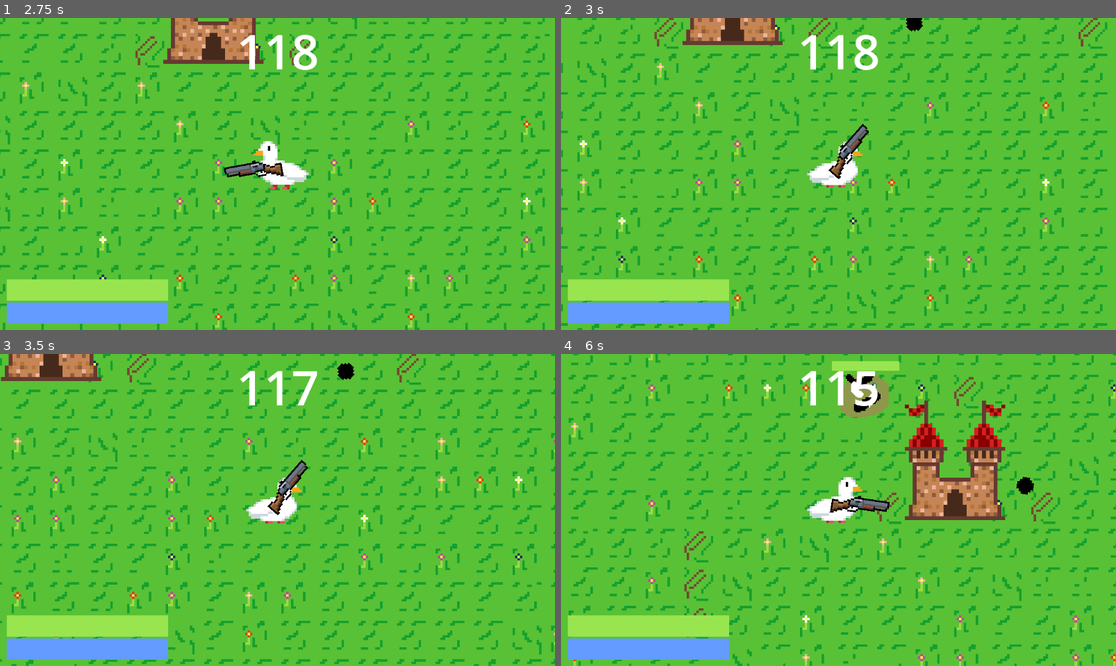
Above: before the commit, frames 1-4 (two rows, left to right).
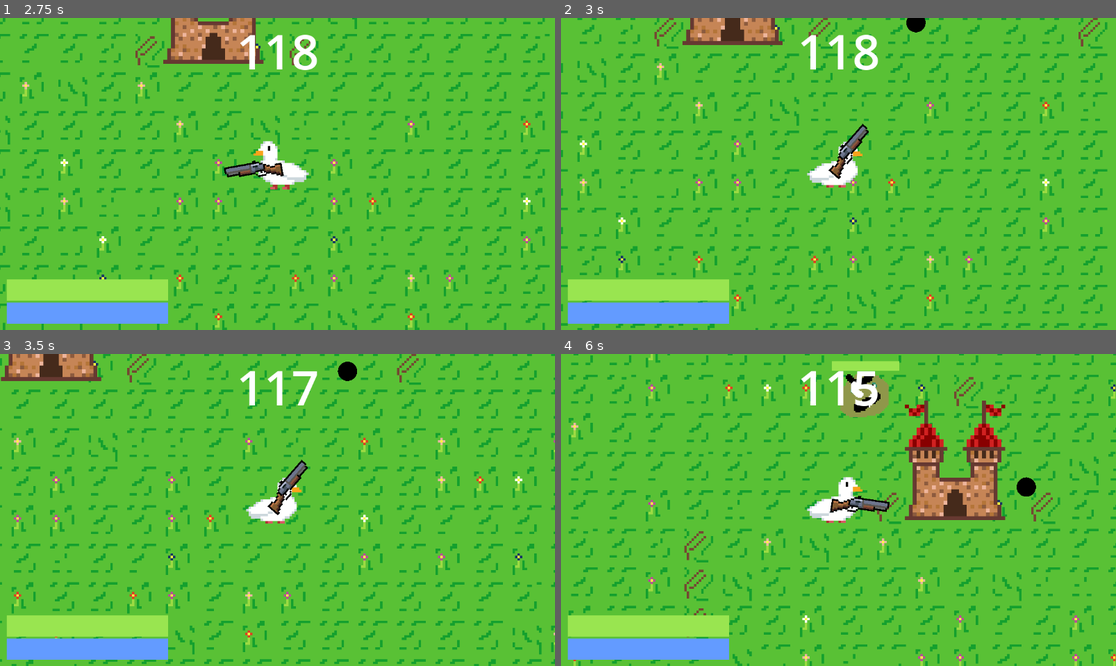
Above: after the commit, the same moments.

Repository: MathiasBenoni/Wave_based_game
Game: Godot game, scene res://scenes/startscreen.tscn
Same seed, same stepped clock (60 frames per second), same inputs: the game is played once before the commit and once after it.
Inputs (mouse positions are in pixels of both pictures, inside the frame that each line leads up to):
- Up to frame 1 (2.75 s): click "Play" at 0.5 s; tap Enter (enter) at 1.25, 1.35 s; move the mouse to (399, 158) at 1.27 s; hold D (move_right) 1.28-2.03 s; move the mouse to (166, 189) at 2.02 s; hold S (move_down) from 2.03 s (still down); right-click (166, 189) at 2.1 s
- Up to frame 2 (3 s): move the mouse to (894, 105) at 2.77 s; release S (move_down) at 2.78 s; press the mouse at (894, 105) at 2.78 s; hold D (move_right) from 2.78 s (still down)
- Up to frame 3 (3.5 s): keep holding D (move_right)
- Up to frame 4 (6 s): move the mouse to (810, 572) at 3.52 s; release D (move_right) at 3.53 s; release the mouse at (810, 572) at 3.53 s; hold W (move_up) 3.53-4.28 s; tap Shift (sprint) at 3.6 s; move the mouse to (1005, 556) at 4.27 s; hold A (move_left) 4.28-5.78 s; tap Enter (enter) at 4.35 s; move the mouse to (672, 463) at 5.02 s; right-click (672, 463) at 5.1 s; move the mouse to (866, 510) at 5.77 s; press the mouse at (866, 510) at 5.78 s; hold S (move_down) from 5.78 s (still down)

Frame 1 is identical in both runs. In frame 2, less than 0.1% of the frame differs, in the area x 62-66%, y 0-5%; in frame 3, less than 0.1%, in the area x 60-65%, y 2-9%; in frame 4, less than 0.1%.

Commit message:
Removed unneseccery prints, added baked mesh, instead of sprite for bullet, and added MAX_TOWERS

Diff:
--- a/scenes/main_character/bullet.tscn
+++ b/scenes/main_character/bullet.tscn
@@ -1,10 +1,16 @@
-[gd_scene load_steps=4 format=3 uid="uid://cyoc7f2tnvywl"]
+[gd_scene load_steps=5 format=3 uid="uid://cyoc7f2tnvywl"]
 
 [ext_resource type="Script" uid="uid://dq5410r1a0lv1" path="res://scripts/bullet.gd" id="1_iutut"]
-[ext_resource type="Texture2D" uid="uid://b7tw1soqcn7tw" path="res://assets/sprites/bullet/bullet.png" id="2_80p05"]
 
 [sub_resource type="CircleShape2D" id="CircleShape2D_11ys0"]
 radius = 4.0
+
+[sub_resource type="StandardMaterial3D" id="StandardMaterial3D_amdff"]
+albedo_color = Color(0, 0, 0, 1)
+
+[sub_resource type="SphereMesh" id="SphereMesh_kvi6c"]
+lightmap_size_hint = Vector2i(17, 9)
+material = SubResource("StandardMaterial3D_amdff")
 
 [node name="bullet" type="CharacterBody2D"]
 z_index = 3
@@ -18,13 +24,14 @@
 position = Vector2(1, 1)
 shape = SubResource("CircleShape2D_11ys0")
 
-[node name="Sprite2D" type="Sprite2D" parent="."]
-position = Vector2(1, 1)
-texture = ExtResource("2_80p05")
-
 [node name="VisibleOnScreenNotifier2D" type="VisibleOnScreenNotifier2D" parent="."]
 position = Vector2(1, 1.33333)
 scale = Vector2(1.19167, 1.14167)
 rect = Rect2(-20, -20, 40, 40)
 
+[node name="MeshInstance2D" type="MeshInstance2D" parent="."]
+position = Vector2(0.99999976, 1.000001)
+scale = Vector2(8.009072, 8.000002)
+mesh = SubResource("SphereMesh_kvi6c")
+
 [connection signal="screen_exited" from="VisibleOnScreenNotifier2D" to="." method="_on_visible_on_screen_notifier_2d_screen_exited"]
--- a/scripts/bullet.gd
+++ b/scripts/bullet.gd
@@ -10,6 +10,9 @@
 
 func bullet():
 	pass
+
+func _ready() -> void:
+	$MeshInstance2D.modulate = Color(0, 0, 0)
 
 func _process(delta: float) -> void:
 
--- a/scripts/enemy.gd
+++ b/scripts/enemy.gd
@@ -109,8 +109,6 @@
 
 	await $attack_anim.animation_looped
 
-
-
 	is_attacking = false
 	$attack_anim.stop()
 
--- a/scripts/main.gd
+++ b/scripts/main.gd
@@ -13,6 +13,8 @@
 
 var base_health := 100.0
 
+const MAX_TOWERS := 7
+
 var towers := 0
 
 @export var damage := 10.0
@@ -114,19 +116,18 @@
 
 
 	if upgrade_id >= upgrades_list.size() or upgrade_id < 0:
-		print("Error: Invalid upgrade_id: ", upgrade_id)
+
 		return "new_id"
 
 
 	if upgrade_id == 7 and $player.can_dash == true:
-		print("new_id")
+
 		return "new_id"
 	if $player.can_dash == false:
 		if (upgrade_id == 8 or upgrade_id == 9):
 				return "new_id"
 
 	if button_position < 1 or button_position > 4:
-		print("Error: Invalid button_position: ", button_position, " (should be 1-4)")
 		return "new_position"
 
 
@@ -173,13 +174,13 @@
 		button_node.mouse_exited.connect(_on_upgrade_button_hover_exit.bind(button_node))
 
 
-	print("Set upgrade '", upgrade_data.name, "' to button position ", button_position)
+
 
 func _on_upgrade_button_hover_enter(button):
 
 
 	var upgrade_data = button.get_meta("upgrade_data")
-	print("Upgrade data: ", upgrade_data.name)
+
 
 
 	var info_label = $player/shop/Info
@@ -187,7 +188,7 @@
 	if info_label:
 
 		info_label.text = upgrade_data.name + "\n" + upgrade_data.description
-		print("Set info text to: ", info_label.text)
+
 	else:
 
 		var shop_node = button.get_parent()
@@ -248,7 +249,7 @@
 
 	while selected_upgrades.size() < 4:
 		if available_upgrades.is_empty():
-			print("Warning: Ran out of upgrades to pick from — rerolling entire shop.")
+
 			available_upgrades = range(upgrades_list.size())
 			available_upgrades.shuffle()
 
@@ -261,11 +262,9 @@
 		var upgrade_data = upgrades_list[upgrade_id]
 
 		if upgrade_data["effect"] == "Dash" and player.can_dash:
-			print("Skipping Dash unlock - already unlocked")
 			continue
 
 		if not player.can_dash and ("dash_speed" in upgrade_data["effect"] or "dash_cooldown" in upgrade_data["effect"]):
-			print("Skipping dash upgrade - player doesn't have dash yet. Effect: ", upgrade_data["effect"])
 			continue
 
 		var button_position = selected_upgrades.size() + 1
@@ -273,12 +272,10 @@
 
 
 		if result == "new_id":
-			print("set_upgrade_to_button rejected upgrade_id: ", upgrade_id)
 			continue
 
 		selected_upgrades.append(upgrade_id)
 
-	print("Shop randomized successfully with valid upgrades.")
 
 
 
@@ -295,7 +292,7 @@
 
 		apply_upgrade_effect(upgrade_data.effect)
 
-		print("Purchased: ", upgrade_data.name)
+
 
 		nextWave()
 
@@ -321,7 +318,7 @@
 		"firerate":
 
 			if $player/gun.firerate > 0.01:
-				$player/gun.firerate -= 0.01
+				$player/gun.firerate -= 0.05
 
 		"Dash":
 			get_player().can_dash = true
@@ -332,8 +329,9 @@
 			print("Dash speed: " + str(get_player().dash_speed))
 
 		"towers":
-			towers += 1
-			print("towers")
+			if towers <= MAX_TOWERS:
+				towers += 1
+				print("towers")
 
 		"piercing":
 			$player/gun.piercing += 1
@@ -493,12 +491,12 @@
 func _on_continue_pressed() -> void:
 	pause()
 
-func gameover():
+func game_over():
 	get_tree().paused = true
 	$player/gameover.visible = true
 
 func _on_player_i_died() -> void:
-	gameover()
+	game_over()
 func _on_quit_pressed() -> void:
 	print("Quit")
 func _on_restart_pressed() -> void:
@@ -554,7 +552,7 @@
 			tower_positions.append(new_position)
 			add_child(tower_instantiated)
 		else:
-			print("Warning: Could not find valid position for tower after ", max_attempts, " attempts")
+
 			tower_instantiated.queue_free()
 
 var ParticleScene = preload("res://scenes/particles.tscn")
@@ -574,9 +572,7 @@
 
 
 func _on_timer_timeout() -> void:
-	print("game_over")
-
-
+	game_over()
 
 
 
